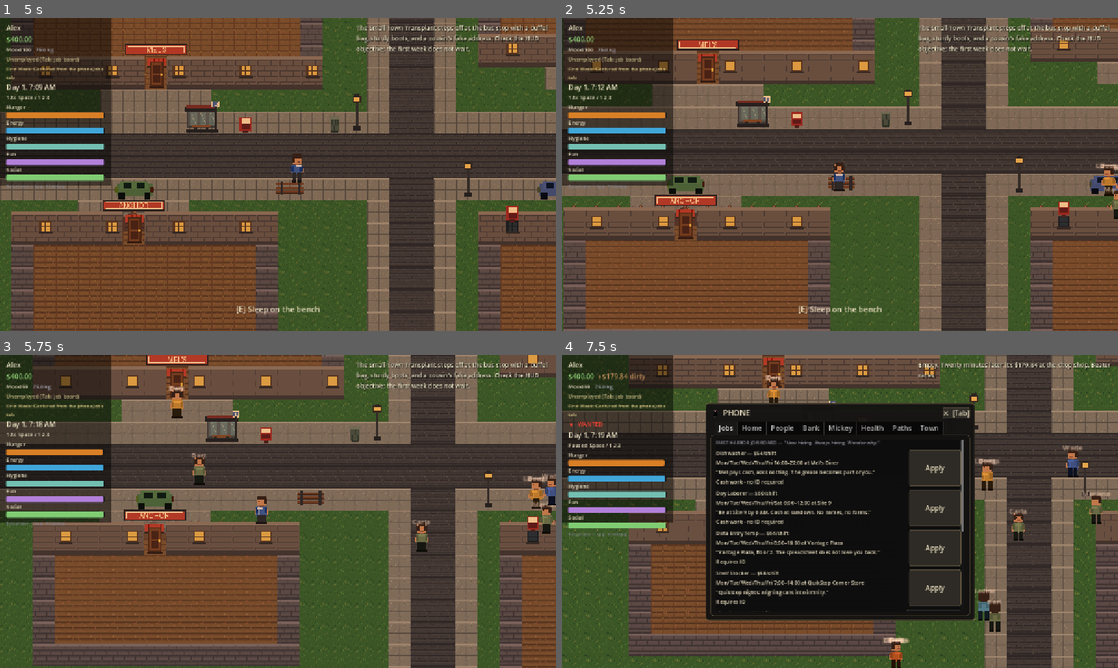
Above: before the commit, frames 1-4 (two rows, left to right).
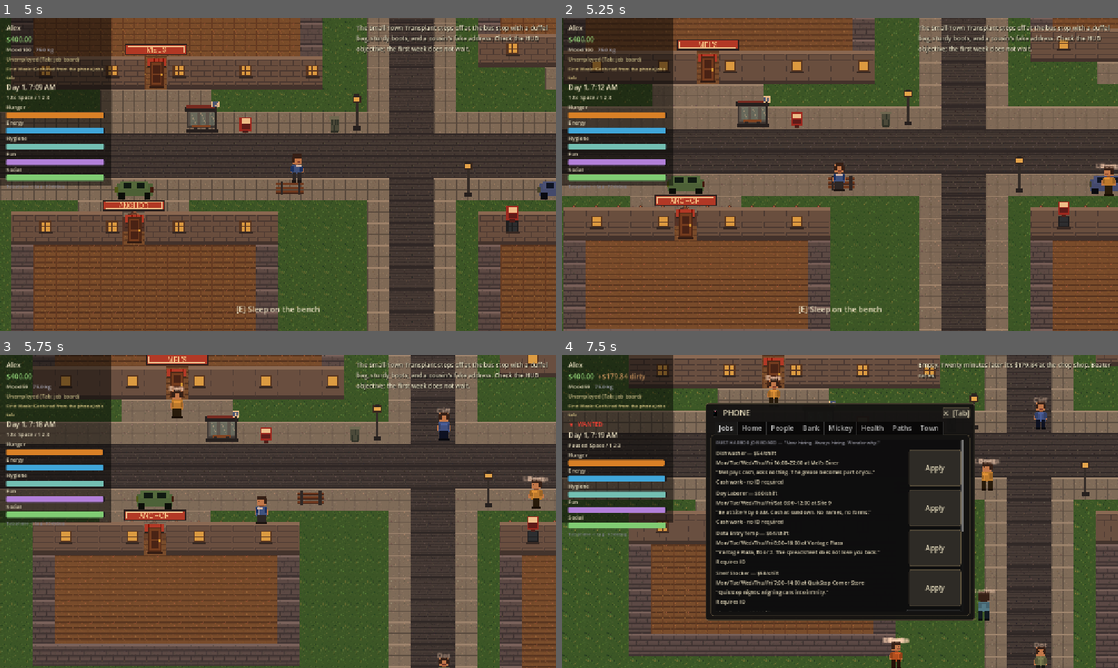
Above: after the commit, the same moments.

Repository: redstonejh/rags
Game: Godot game, scene res://scenes/ui/MainMenu.tscn
The game is run twice, just before and just after one commit, with the same random seed, the same clock (stepped at 60 frames per second) and the same inputs.
Inputs (mouse positions are in pixels of both pictures, inside the frame that each line leads up to):
- Up to frame 1 (5 s): click "New Life" at 0.5 s; click (72, 318) at 1.27 s; type "Alex" at 1.35 s; click "Start This Life" at 2 s; tap Enter at 2.75 s; move the mouse to (400, 158) at 2.77 s; hold D (move_right) 2.78-3.5 s; hold E (interact) 2.78-3.5 s; click (400, 158) at 2.92 s; drag from (166, 190) to (155, 86) at 3.52 s; move the mouse to (333, 105) at 4.27 s; hold D (move_right) from 4.28 s (still down); tap 3 (time_speed_3) at 4.35 s
- Up to frame 2 (5.25 s): release D (move_right) at 5 s; drag from (812, 237) to (695, 190) at 5.02 s
- Up to frame 3 (5.75 s): no input
- Up to frame 4 (7.5 s): move the mouse to (1006, 558) at 5.77 s; hold A (move_left) 5.78-6.5 s; hold Tab (phone) 5.78-6.5 s; drag from (673, 464) to (906, 492) at 6.52 s; move the mouse to (867, 511) at 7.27 s; hold S (move_down) from 7.28 s (still down); hold E (interact) from 7.28 s (still down); click (867, 511) at 7.42 s

Frame 1 is identical in both runs. In frame 2, 0.1% of the frame differs, in the area x 97-100%, y 47-65%; in frame 3, 1.0%; in frame 4, 1.1%, in the area x 57-99%, y 13-100%.

Commit message:
Persist abstract travel RNG state

Diff:
--- a/scripts/autoload/sim_engine.gd
+++ b/scripts/autoload/sim_engine.gd
@@ -25,7 +25,6 @@
 
 
 func _ready() -> void:
-	_rng.randomize()
 	EventBus.minute_passed.connect(_on_minute_passed)
 	EventBus.player_location_changed.connect(func(_loc: String) -> void: _despawn_all())
 
@@ -84,11 +83,13 @@
 	var to_pos: Vector2
 	if dest_id == "exterior":
 		# Wandering/patrolling: pick a street anchor to stand around.
+		_load_rng_state()
 		var host := spawn_host
 		if host != null and host.has_method("random_exterior_point"):
 			to_pos = host.random_exterior_point(_rng)
 		else:
 			to_pos = Locations.door_pos("exterior") + Vector2(_rng.randf_range(-300, 300), _rng.randf_range(-200, 200))
+		_store_rng_state()
 		npc.flags["anchor"] = [to_pos.x, to_pos.y]
 	else:
 		to_pos = Locations.door_pos(dest_id)
@@ -178,3 +179,14 @@
 func _despawn_all() -> void:
 	for npc in WorldState.npcs.values():
 		_despawn(npc)
+
+
+func _load_rng_state() -> void:
+	if WorldState.sim_rng_state == 0:
+		WorldState.reset_sim_rng()
+	_rng.seed = WorldState.sim_rng_seed
+	_rng.state = WorldState.sim_rng_state
+
+
+func _store_rng_state() -> void:
+	WorldState.sim_rng_state = _rng.state
--- a/scripts/autoload/world_state.gd
+++ b/scripts/autoload/world_state.gd
@@ -9,6 +9,8 @@
 var player_sheet: CharacterSheet = null
 var player_location_id: String = "exterior"
 var world_seed: int = 0
+var sim_rng_seed: int = 0
+var sim_rng_state: int = 0
 var npcs: Dictionary = {} # id -> NPCRecord
 ## True once a town has been generated; survives the player's death.
 var world_exists: bool = false
@@ -84,6 +86,7 @@
 	_set_origin_start_marker(sheet)
 	player_location_id = "exterior"
 	world_seed = randi()
+	reset_sim_rng()
 	npcs = WorldGen.generate(world_seed)
 	crime_cases = {}
 	_case_serial = 0
@@ -123,6 +126,13 @@
 ## Back-compat alias (M1/M2 tests and tools call this).
 func new_game(sheet: CharacterSheet) -> void:
 	new_world(sheet)
+
+
+func reset_sim_rng() -> void:
+	sim_rng_seed = int(world_seed) + 1000003
+	var rng := RandomNumberGenerator.new()
+	rng.seed = sim_rng_seed
+	sim_rng_state = rng.state
 
 
 ## Lets Main.tscn run standalone from the editor (F5 on the scene) without
@@ -148,6 +158,8 @@
 		"player": player_sheet.to_dict() if player_sheet else {},
 		"player_location_id": player_location_id,
 		"world_seed": world_seed,
+		"sim_rng_seed": str(sim_rng_seed),
+		"sim_rng_state": str(sim_rng_state),
 		"world_exists": world_exists,
 		"npcs": npc_dicts,
 		"crime_cases": case_dicts,
@@ -165,6 +177,13 @@
 		player_sheet.rebuild_needs_multipliers()
 	player_location_id = d.get("player_location_id", "exterior")
 	world_seed = int(d.get("world_seed", 0))
+	sim_rng_seed = _saved_int(d.get("sim_rng_seed", int(world_seed) + 1000003),
+			int(world_seed) + 1000003)
+	sim_rng_state = _saved_int(d.get("sim_rng_state", 0), 0)
+	if sim_rng_state == 0:
+		var rng := RandomNumberGenerator.new()
+		rng.seed = sim_rng_seed
+		sim_rng_state = rng.state
 	npcs.clear()
 	var npc_dicts: Dictionary = d.get("npcs", {})
 	for id in npc_dicts:
@@ -178,3 +197,15 @@
 	obituaries = d.get("obituaries", []).duplicate()
 	gazette = d.get("gazette", []).duplicate(true)
 	town_fear = float(d.get("town_fear", 0.0))
+
+
+func _saved_int(value, fallback: int) -> int:
+	match typeof(value):
+		TYPE_INT:
+			return value
+		TYPE_FLOAT:
+			return int(value)
+		TYPE_STRING:
+			return int(value)
+		_:
+			return fallback
--- a/scripts/dev/m2_smoke_test.gd
+++ b/scripts/dev/m2_smoke_test.gd
@@ -19,6 +19,7 @@
 	_test_world_gen()
 	_test_schedule_day()
 	_test_save_roundtrip()
+	_test_sim_rng_save_roundtrip()
 	_test_embodiment_sets()
 	SaveManager.set_in_game(false)
 	_save_guard.restore()
@@ -174,6 +175,42 @@
 	SaveManager.set_in_game(false)
 
 
+func _test_sim_rng_save_roundtrip() -> void:
+	print("[Save round trip with sim RNG]")
+	_new_world()
+	SimEngine.spawn_host = _town
+	GameClock.total_minutes = GameClock.MINUTES_PER_DAY + 9 * 60
+	var npc: NPCRecord = WorldState.npcs.values()[0]
+	npc.current_location_id = "loc_diner"
+	npc.traveling = false
+	var first_expected := _next_exterior_anchor(WorldState.sim_rng_state)
+	SimEngine.call("_start_travel", npc, "exterior", GameClock.total_minutes)
+	_check(npc.travel_to_pos.distance_to(first_expected) < 0.01,
+			"first exterior travel uses saved sim RNG state")
+	var state_after_first := WorldState.sim_rng_state
+	var expected_after_reload := _next_exterior_anchor(state_after_first)
+	SaveManager.set_in_game(true)
+	_check(SaveManager.save_game(), "save_game reports success with sim RNG state")
+	WorldState.npcs.clear()
+	WorldState.player_sheet = null
+	WorldState.sim_rng_state = 0
+	_check(SaveManager.load_game(), "load_game restores sim RNG state")
+	var loaded_npc: NPCRecord = WorldState.npcs.values()[1]
+	loaded_npc.current_location_id = "loc_diner"
+	loaded_npc.traveling = false
+	SimEngine.call("_start_travel", loaded_npc, "exterior", GameClock.total_minutes)
+	_check(loaded_npc.travel_to_pos.distance_to(expected_after_reload) < 0.01,
+			"loaded sim RNG continues the exterior travel sequence")
+	SaveManager.set_in_game(false)
+
+
+func _next_exterior_anchor(state: int) -> Vector2:
+	var rng := RandomNumberGenerator.new()
+	rng.seed = WorldState.sim_rng_seed
+	rng.state = state
+	return _town.random_exterior_point(rng)
+
+
 func _test_embodiment_sets() -> void:
 	print("[Embodiment selection]")
 	# Player standing in the diner at noon: staff should be selectable.
Not shown, changed: docs/PROGRESS.md
